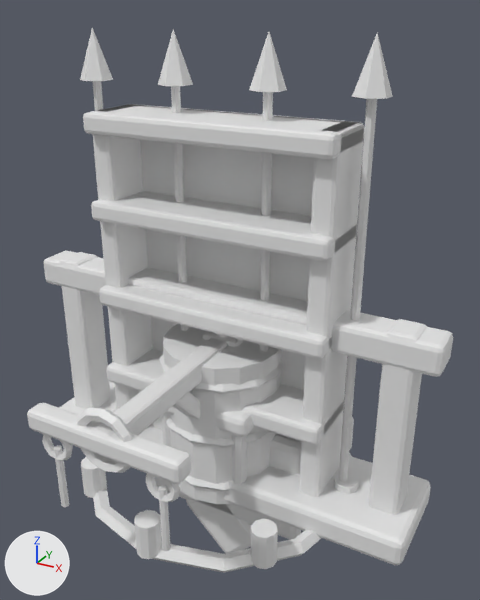
What one commit did to the Blender file blender/world/architecture/architecture_detail_kit_v1.blend.
The view is the same before and after, from a 50 mm camera at (2.5, -4.25, 3.81) aimed at (0.13, 0.06, 1.66). Arrows for +X, +Y and +Z are at lower left; the lights stay in place. The first picture is the older version.

In view in the first picture: 'CastleChandelier', 'CastleWeaponRack', 'FurnitureBarrel', 'FurnitureBookshelf', 'FurnitureChair', 'HouseSignBoard', 'HouseSignBracket'.
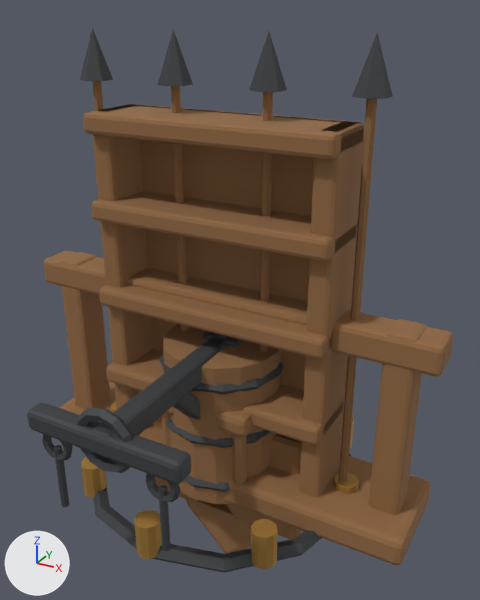
The change in detail:
Material 'Blackened iron' (mat_blackened_iron) changes colour from white #e7e7e7 to dark grey #424548; in linear values from (0.8, 0.8, 0.8) to (0.055, 0.06, 0.065).
Material 'Aged oak' (mat_aged_oak) changes colour from white #e7e7e7 to brown #906942; in linear values from (0.8, 0.8, 0.8) to (0.28, 0.14, 0.055).
Material 'Old brass' (mat_old_brass) changes colour from white #e7e7e7 to orange #b38942; in linear values from (0.8, 0.8, 0.8) to (0.45, 0.25, 0.055).

Boxes (x1, y1, x2, y2) around the edits, measured in the pictures (480 x 600 px):
'FurnitureBookshelf', recoloured (white to brown): (83, 104, 364, 497) in both
'CastleWeaponRack', recoloured (white to brown): (44, 28, 453, 565) in both
'HouseSignBracket', recoloured (white to dark grey): (27, 331, 244, 552) in both
'FurnitureBarrel', recoloured (white to brown): (160, 324, 284, 504) in both
'CastleChandelier', recoloured: (81, 333, 359, 573) in both
'HouseSignBoard', recoloured (white to brown): (152, 417, 301, 553) in both
'FurnitureChair', recoloured (white to brown): (161, 406, 254, 506) in both
